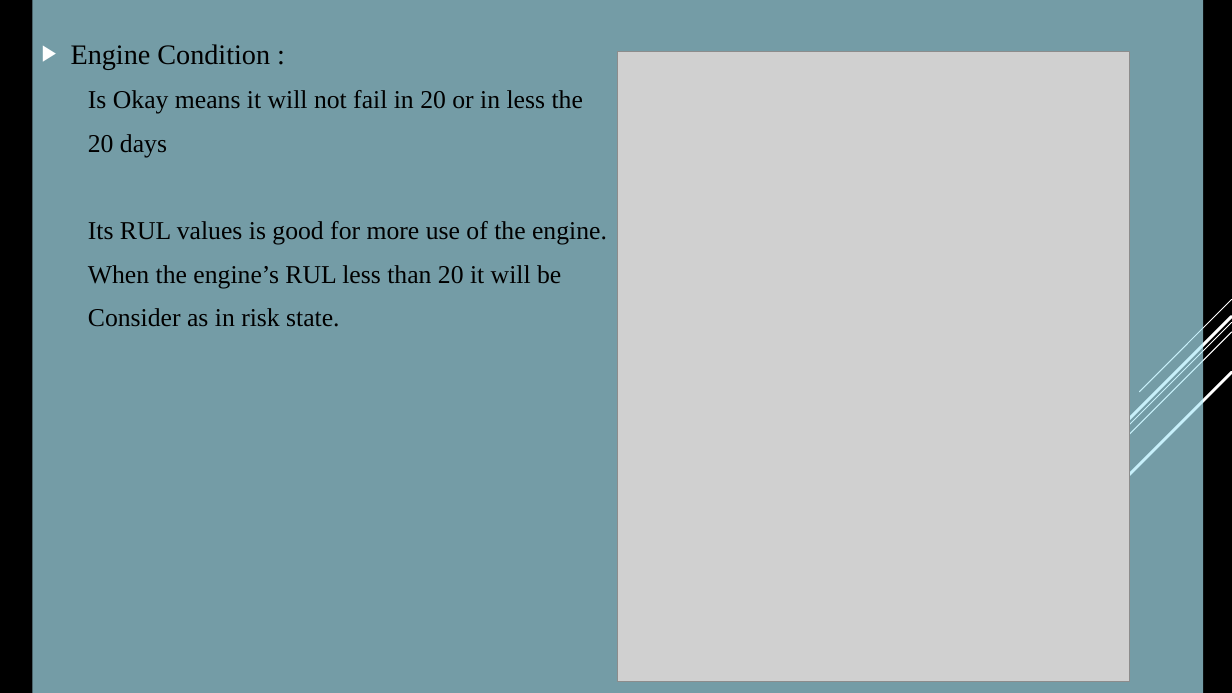
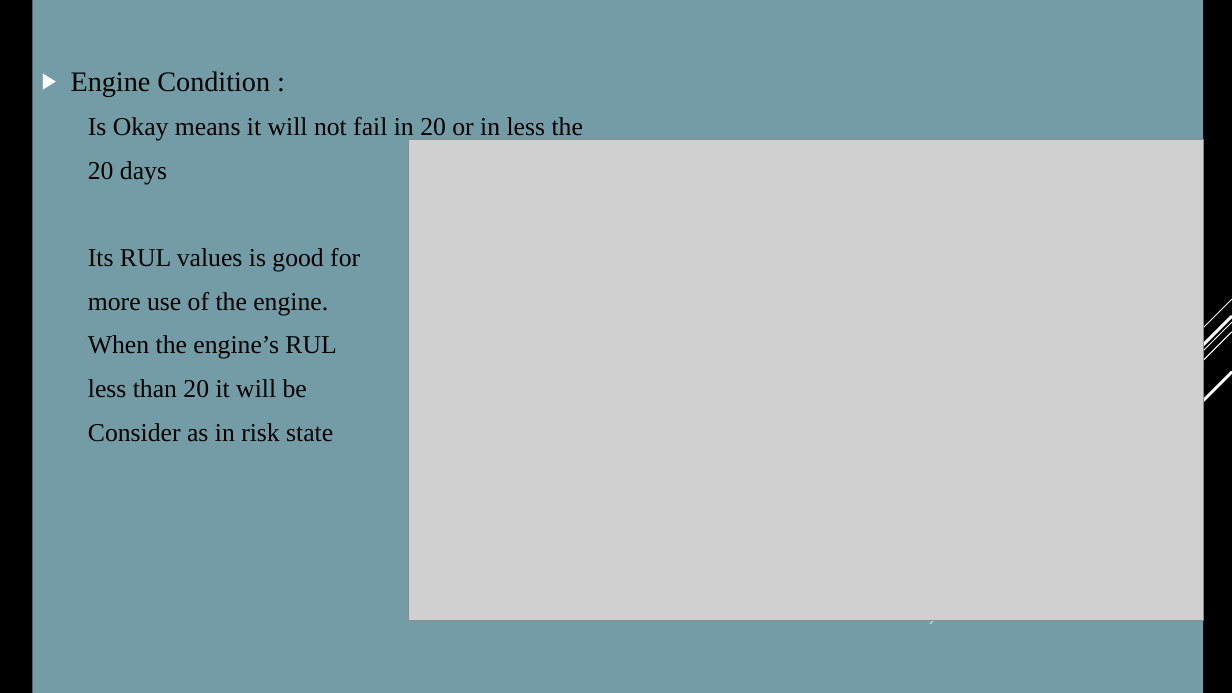
Before and after one commit to alok2244/Aerospace-Predictive-Maintenance, a slide deck: slide 11 of DPR AMS.pptx. Drawn at 1232x693 pixels with LibreOffice and Linux fonts; fonts in the diff are those of the drawing; grey boxes stand for pictures; background and template pictures are left out. Boxes give left, top, right and bottom in pixels: in the first picture for what was removed or moved away, otherwise in the second. Text is boxed around its words. In the diff, an @@ line names an element or a change of style, - is before the commit and + after.

```diff
--- a/DPR AMS.pptx
+++ b/DPR AMS.pptx
@@ picture: place and size @@
-picture at [618,52,1130,681]
+picture at [409,139,1203,620]
@@ text at [88,248,360,441]: text changed @@
-  Its RUL values is good for more use of the engine.
-  When the engine’s RUL less than 20 it will be
-  Consider as in risk state.
+  Its RUL values is good for
+  more use of the engine.
+  When the engine’s RUL
+  less than 20 it will be
+  Consider as in risk state
```
